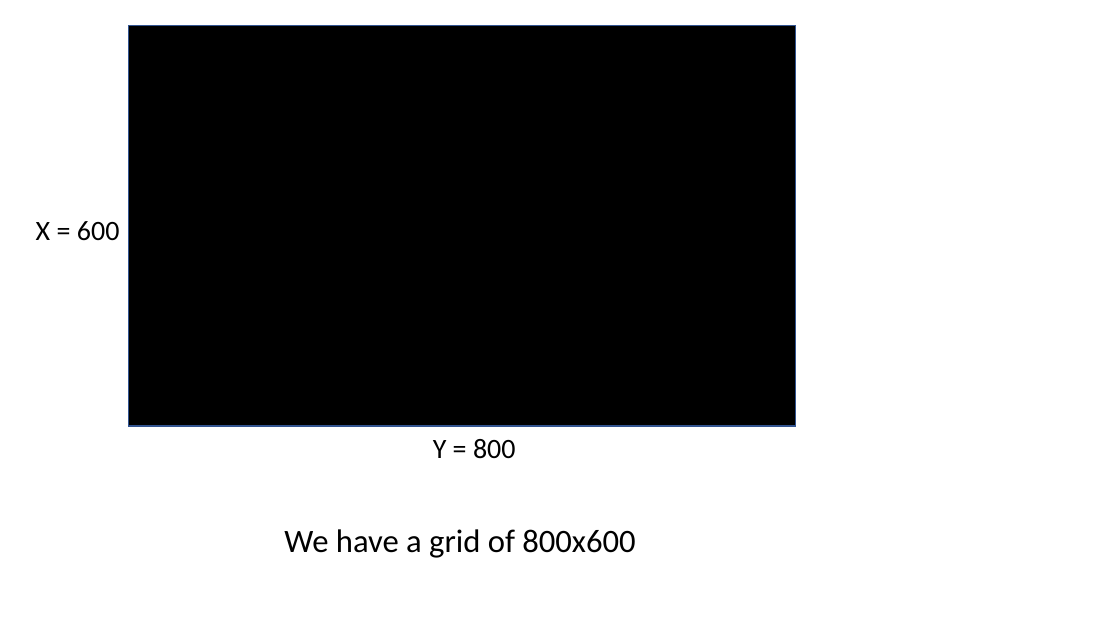
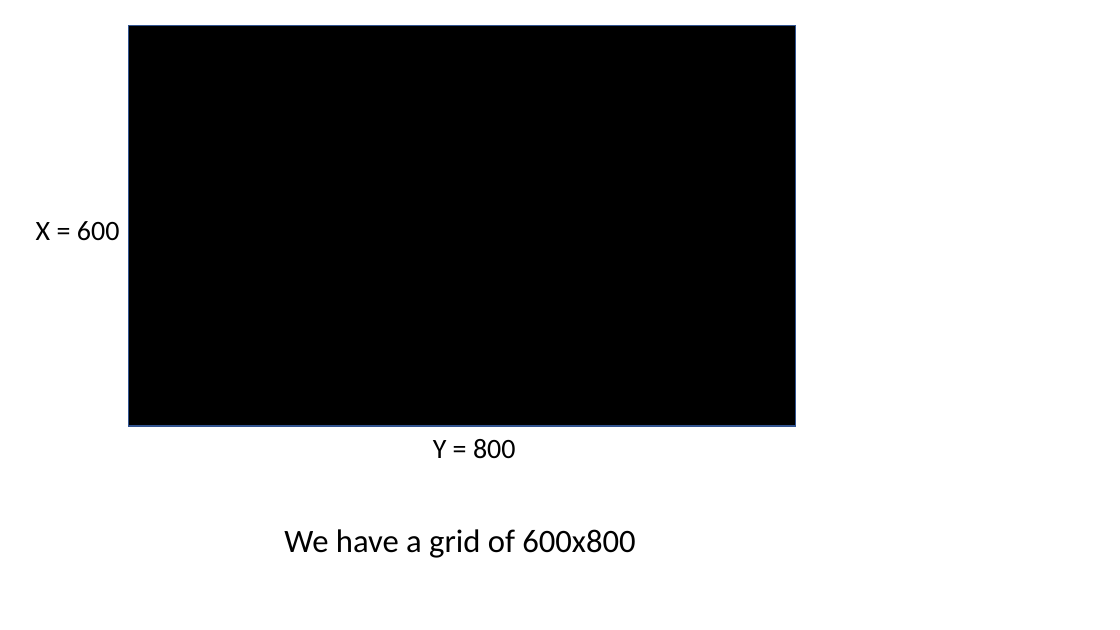
Before and after one commit to JoZonneveld/TCR-python-lessons, a slide deck: slide 4 of Lessons/Jaar 1/Lesson 0 - Game/Building a game.pptx. Drawn at 1120x630 pixels with LibreOffice and Linux fonts; fonts in the diff are those of the drawing; background and template pictures are left out. Boxes give left, top, right and bottom in pixels: in the first picture for what was removed or moved away, otherwise in the second. Text is boxed around its words. In the diff, an @@ line names an element or a change of style, - is before the commit and + after.

```diff
--- a/Lessons/Jaar 1/Lesson 0 - Game/Building a game.pptx
+++ b/Lessons/Jaar 1/Lesson 0 - Game/Building a game.pptx
@@ text at (284,529,635,558): text changed @@
-We have a grid of 800x600
+We have a grid of 600x800
```
Also in this commit, not shown: 2 other slides changed.
